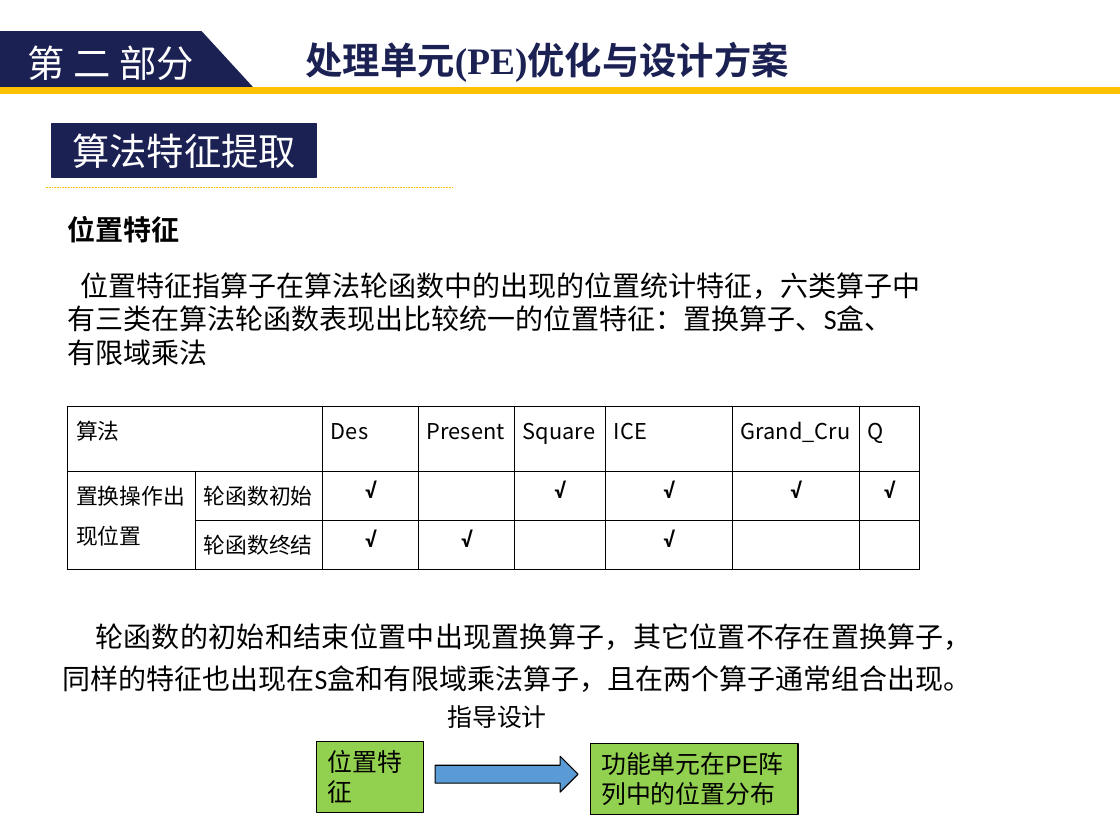
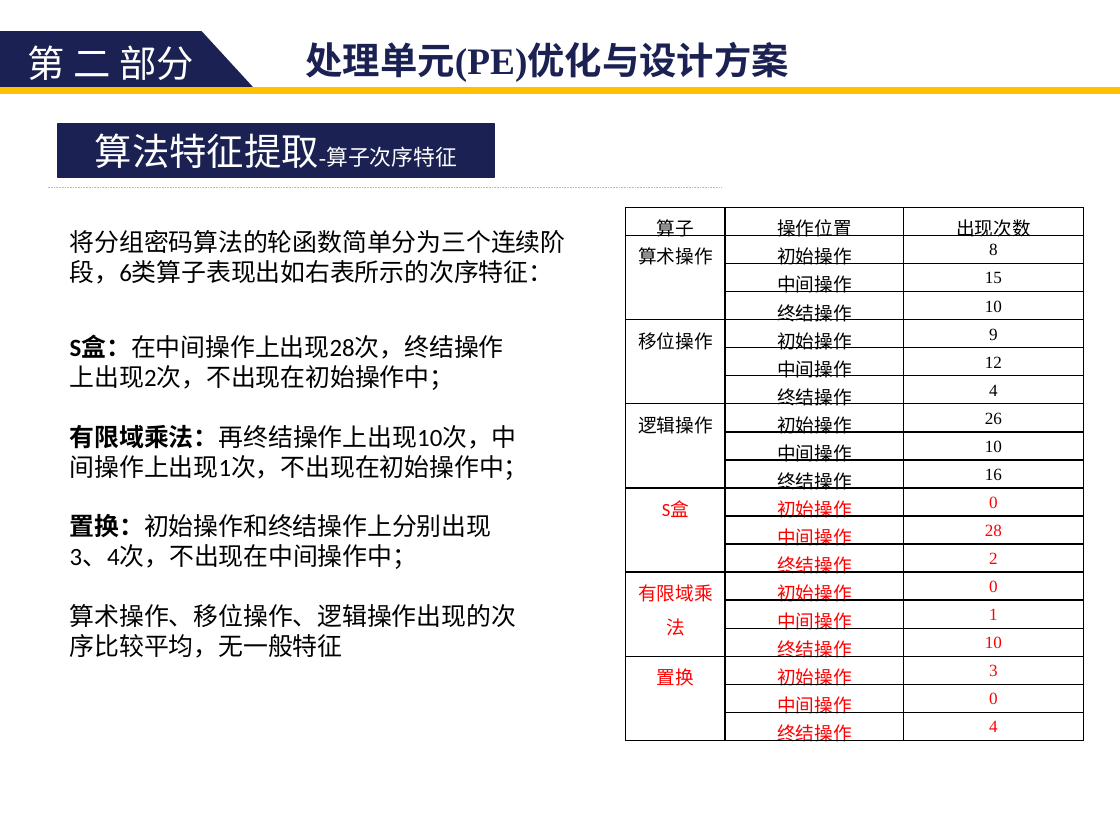
Before and after one commit to zdyzhan/bishe, a slide deck: slide 16 of 131199 李小泉.pptx (slide 21 before the commit). Drawn at 1120x840 pixels with LibreOffice and Linux fonts; fonts in the diff are those of the drawing. Boxes give left, top, right and bottom in pixels: in the first picture for what was removed or moved away, otherwise in the second. Text is boxed around its words. In the diff, an @@ line names an element or a change of style, - is before the commit and + after.

```diff
--- a/131199 李小泉.pptx
+++ b/131199 李小泉.pptx
@@ rectangle "算法特征提取-算子次序特征": place and size @@
-rectangle "算法特征提取-算子次序特征" at <box>52,124,316,177</box>
+rectangle "算法特征提取-算子次序特征" at <box>57,124,494,177</box>
@@ text in rectangle at <box>95,133,457,168</box>: text changed; size 24 to 14 pt @@
-算法特征提取
+算法特征提取-算子次序特征
@@ line moved from (46, 187) - (454, 187) to (48, 187) - (721, 187) @@
@@ table added at <box>626,207,1084,746</box>, 19 rows, 3 columns @@
+算子 | 操作位置 | 出现次数
+算术操作 | 初始操作 | 8
+ | 中间操作 | 15
+ | 终结操作 | 10
+移位操作 | 初始操作 | 9
+ | 中间操作 | 12
+ | 终结操作 | 4
+逻辑操作 | 初始操作 | 26
+ | 中间操作 | 10
+ | 终结操作 | 16
+S盒 | 初始操作 | 0
+ | 中间操作 | 28
+ | 终结操作 | 2
+有限域乘法 | 初始操作 | 0
+ | 中间操作 | 1
+ | 终结操作 | 10
+置换 | 初始操作 | 3
+ | 中间操作 | 0
+ | 终结操作 | 4
@@ text removed at <box>68,216,180,243</box> @@
-位置特征
@@ text at <box>70,230,566,284</box>: text changed; size 18 to 16 pt @@
-位置特征指算子在算法轮函数中的出现的位置统计特征，六类算子中有三类在算法轮函数表现出比较统一的位置特征：置换算子、S盒、有限域乘法
+将分组密码算法的轮函数简单分为三个连续阶段，6类算子表现出如右表所示的次序特征：
@@ text added at <box>70,336,529,658</box>, 16 pt, text #000000 @@
+S盒：在中间操作上出现28次，终结操作上出现2次，不出现在初始操作中；
+有限域乘法：再终结操作上出现10次，中间操作上出现1次，不出现在初始操作中；
+置换：初始操作和终结操作上分别出现3、4次，不出现在中间操作中；
+算术操作、移位操作、逻辑操作出现的次序比较平均，无一般特征
@@ table removed at <box>68,407,921,569</box>, 3 rows, 8 columns @@
-算法 |  | Des | Present | Square | ICE | Grand_Cru | Q
-置换操作出现位置 | 轮函数初始 | √ |  | √ | √ | √ | √
- | 轮函数终结 | √ | √ |  | √ |  | 
@@ text removed at <box>63,623,972,692</box> @@
-轮函数的初始和结束位置中出现置换算子，其它位置不存在置换算子，同样的特征也出现在S盒和有限域乘法算子，且在两个算子通常组合出现。
@@ text removed at <box>448,705,547,728</box> @@
-指导设计
@@ rectangle removed at <box>316,741,422,813</box> @@
-位置特征
@@ rectangle removed at <box>590,743,799,814</box> @@
-功能单元在PE阵列中的位置分布
@@ right arrow removed at <box>436,756,579,792</box> @@
```
Also in this commit, not shown: 33 other slides changed, 5 slides added, 11 slides removed, 13 other files.
